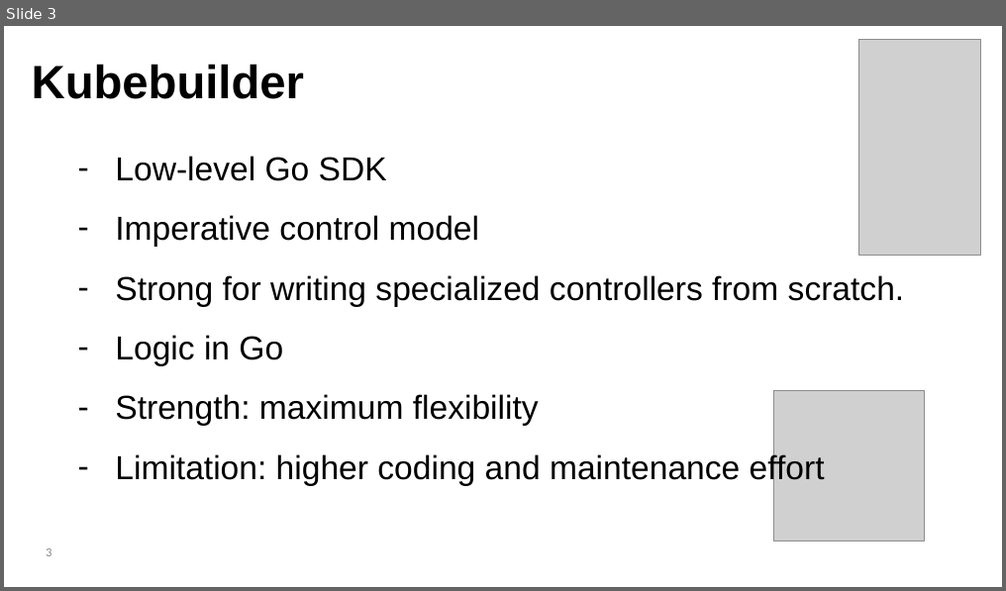
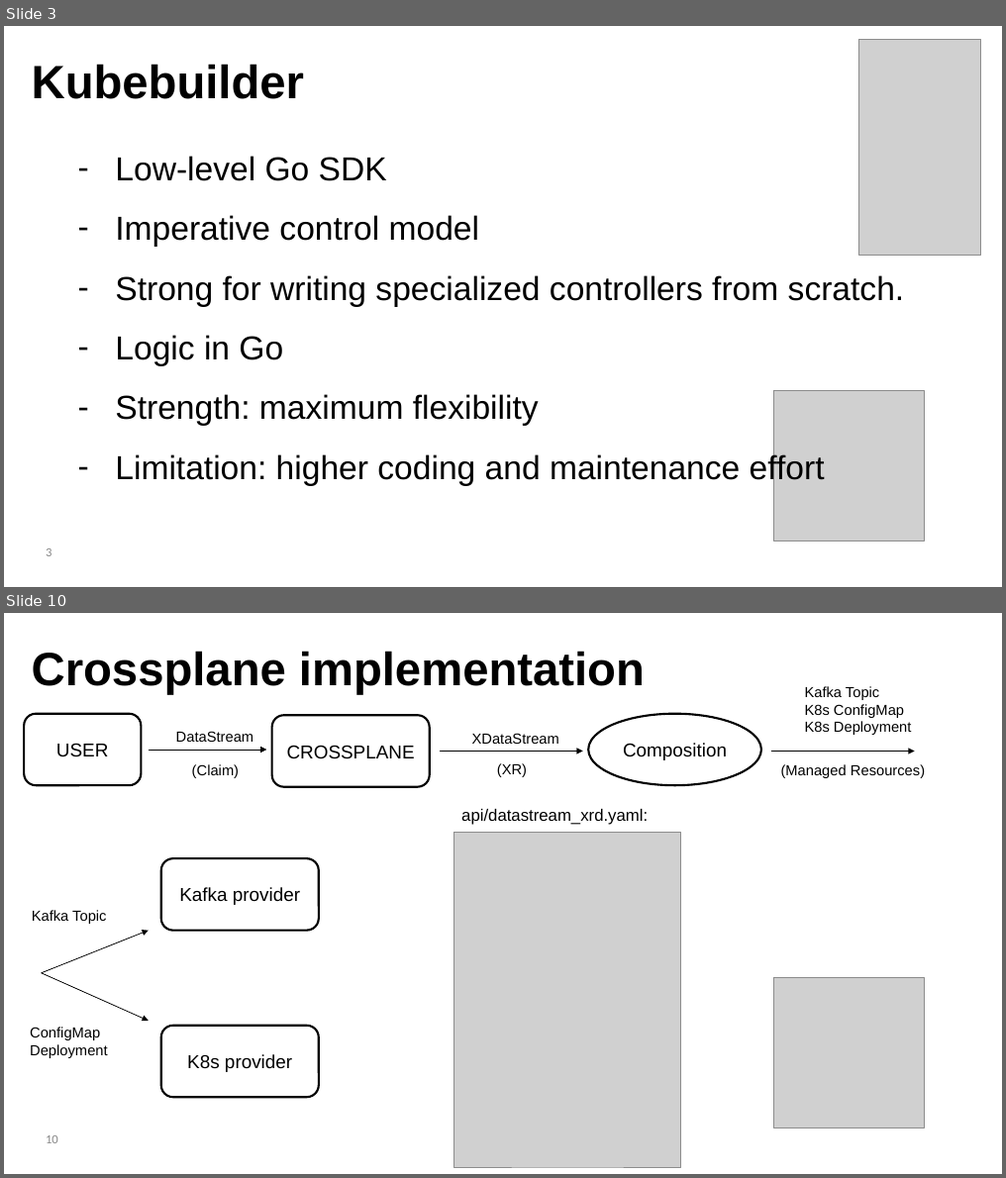
Before and after one commit to lorenzodeluca/kafka-operator-clash, a slide deck: presentation/kubebuilder vs crossplane.pptx. Shown one above the other, each under a label of ours: slide 3 before the commit, slides 3 and 10 after it; the slides between them are not shown. The pictures are 1006x591 and 1006x1178 pixels, drawn with LibreOffice and Linux fonts; fonts in the diff are those of the drawing; grey boxes stand for pictures. Boxes give left, top, right and bottom in pixels: in the first picture for what was removed or moved away, otherwise in the second. Text is boxed around its words. In the diff, an @@ line names an element or a change of style, - is before the commit and + after.

```diff
--- a/presentation/kubebuilder vs crossplane.pptx
+++ b/presentation/kubebuilder vs crossplane.pptx
@@ slide 10 added at (4,613,1002,1174), background #FFFFFF @@
@@ text added at (32,651,645,695), 45 pt, text #000000, bold @@
+Crossplane implementation
@@ text added at (805,686,912,735), 14 pt, text #000000 @@
+Kafka Topic
+K8s ConfigMap
+K8s Deployment
@@ rounded rectangle added at (24,714,141,786), fill #FFFFFF, outline #000000 2 pt, 18 pt, text #000000 @@
+USER
@@ text added at (176,731,254,742), 14 pt, text #000000 @@
+DataStream
@@ rounded rectangle added at (272,716,430,787), fill #FFFFFF, outline #000000 2 pt, 18 pt, text #000000 @@
+CROSSPLANE
@@ ellipse added at (589,714,761,786), fill #FFFFFF, outline #000000 2 pt, 18 pt, text #000000 @@
+Composition
@@ arrow added from (149, 750) to (266, 750), #000000 0.75 pt @@
@@ arrow added from (440, 752) to (583, 752), #000000 0.75 pt @@
@@ text added at (472,733,559,744), 14 pt, text #000000 @@
+XDataStream
@@ arrow added from (771, 752) to (915, 752), #000000 0.75 pt @@
@@ text added at (192,764,239,778), 14 pt, text #000000 @@
+(Claim)
@@ text added at (497,763,527,777), 14 pt, text #000000 @@
+(XR)
@@ text added at (781,764,925,778), 14 pt, text #000000 @@
+(Managed Resources)
@@ text added at (461,809,648,825), 16 pt, text #000000 @@
+api/datastream_xrd.yaml:
@@ picture added at (454,833,681,1167) @@
@@ rounded rectangle added at (161,859,319,931), fill #FFFFFF, outline #000000 2 pt, 18 pt, text #000000 @@
+Kafka provider
@@ text added at (32,910,106,924), 14 pt, text #000000 @@
+Kafka Topic
@@ arrow added from (42, 973) to (149, 931), #000000 0.75 pt @@
@@ arrow added from (42, 973) to (149, 1021), #000000 0.75 pt @@
@@ picture added at (773,977,924,1128) @@
@@ text added at (30,1027,108,1059), 14 pt, text #000000 @@
+ConfigMap
+Deployment
@@ rounded rectangle added at (161,1026,319,1097), fill #FFFFFF, outline #000000 2 pt, 18 pt, text #000000 @@
+K8s provider
@@ page number added at (46,1136,58,1144), 12 pt, text #888888 @@
+10
```
Also in this commit, not shown: 3 slides changed, 10 other slides added, 9 slides removed, 5 other files.
